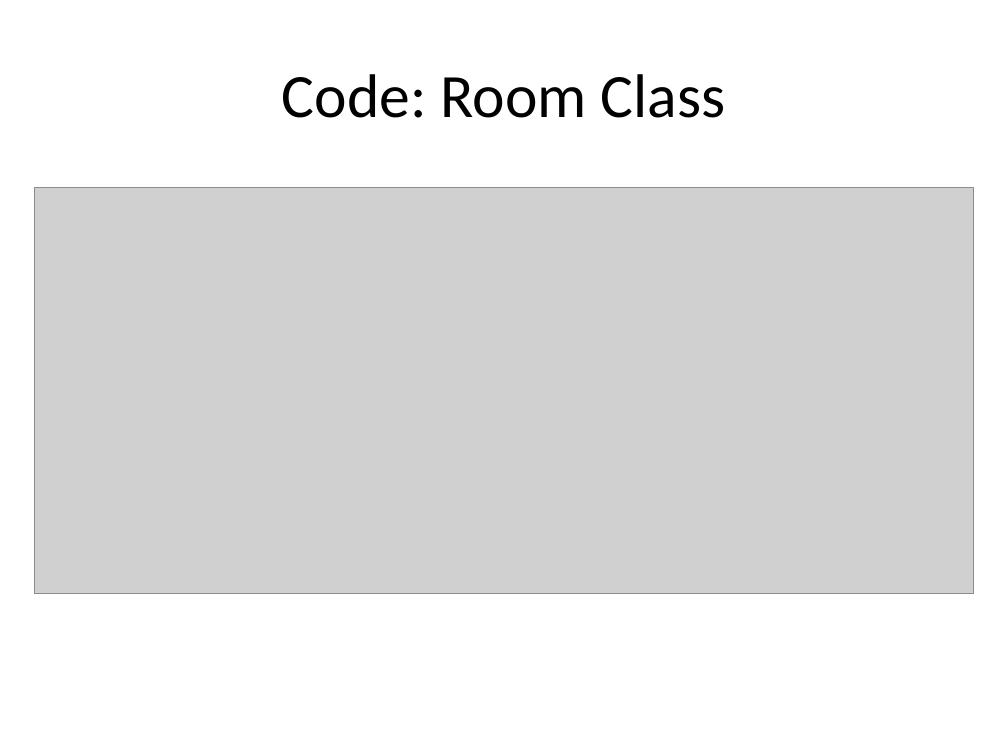
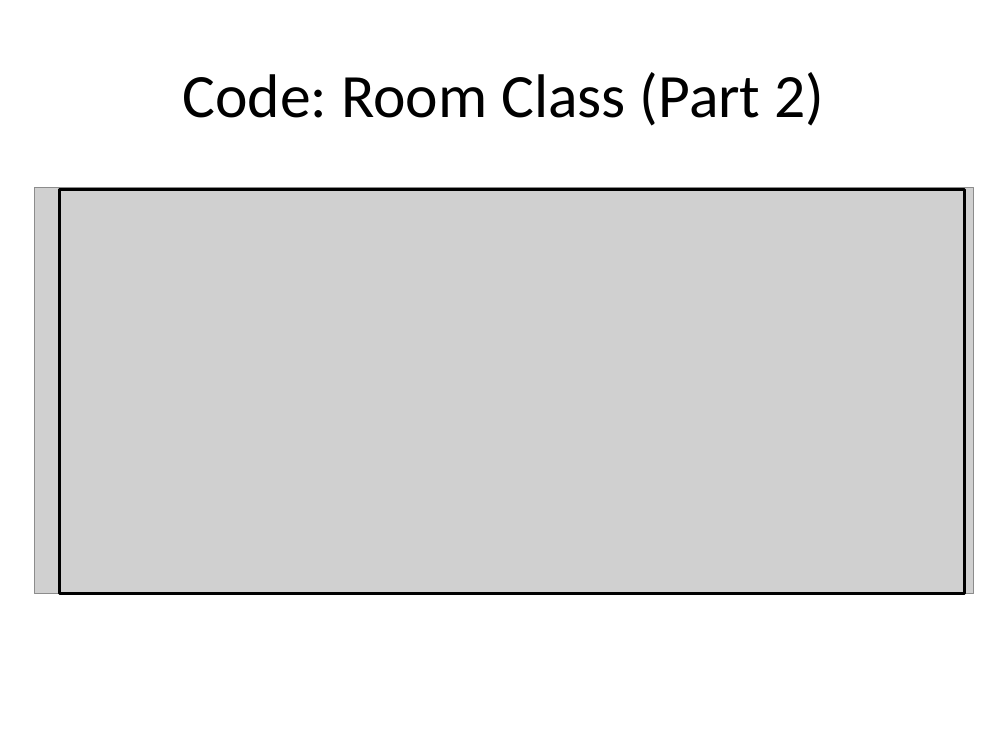
Before and after one commit to jzrlza/SmartHomePrototype, a slide deck: slide 20 of project_presentation.pptx (slide 18 before the commit). Drawn at 1008x756 pixels with LibreOffice and Linux fonts; fonts in the diff are those of the drawing; grey boxes stand for pictures. Boxes give left, top, right and bottom in pixels: in the first picture for what was removed or moved away, otherwise in the second. Text is boxed around its words. In the diff, an @@ line names an element or a change of style, - is before the commit and + after.

```diff
--- a/project_presentation.pptx
+++ b/project_presentation.pptx
@@ title at box(183, 72, 824, 126): text changed @@
-Code: Room Class
+Code: Room Class (Part 2)
@@ rectangle added at box(59, 190, 965, 594), outline #000000 2 pt @@
```
Also in this commit, not shown: 9 other slides changed, 11 slides added, 8 slides removed.
